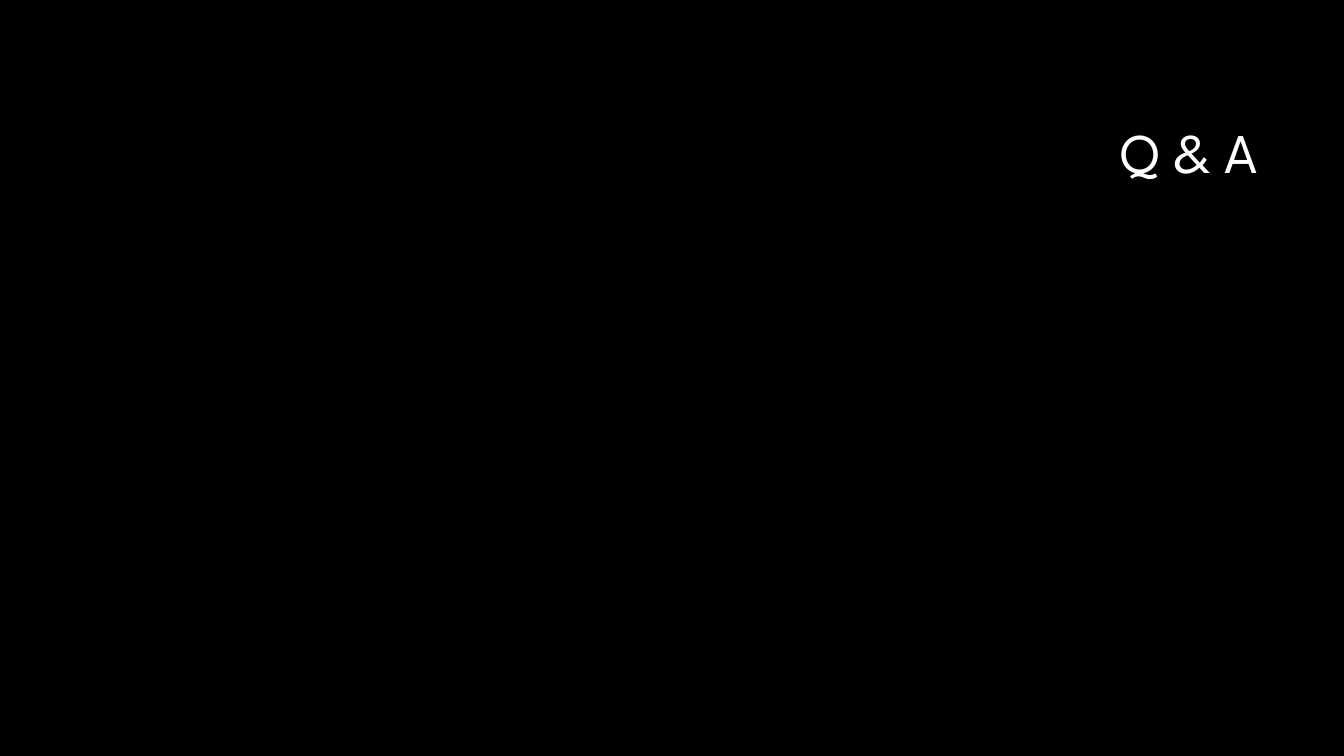
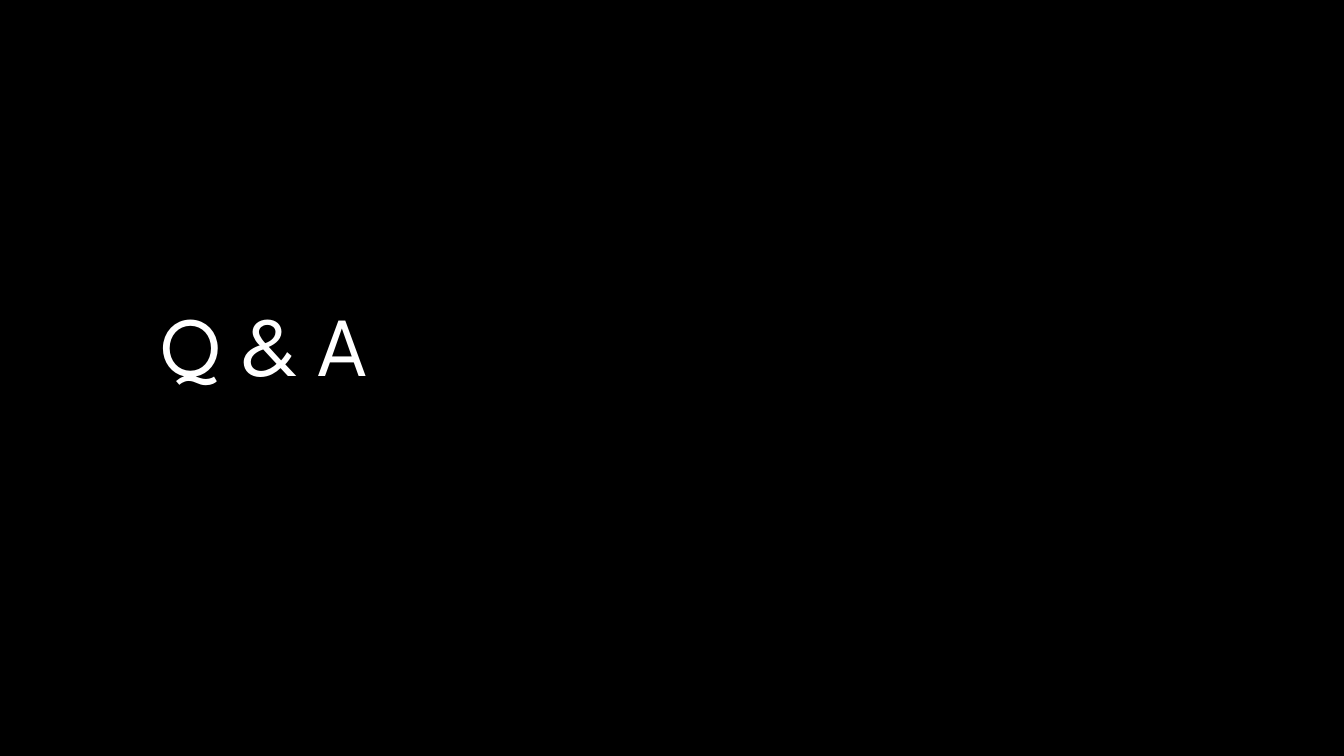
Before and after one commit to supertrey2004/Secure-Multi-Layer-Network-Project---Capstone, a slide deck: slide 13 of Docs/other/Slideshow.pptx (slide 10 before the commit). Drawn at 1344x756 pixels with LibreOffice and Linux fonts; fonts in the diff are those of the drawing; background and template pictures are left out. Boxes give left, top, right and bottom in pixels: in the first picture for what was removed or moved away, otherwise in the second. Text is boxed around its words. In the diff, an @@ line names an element or a change of style, - is before the commit and + after.

```diff
--- a/Docs/other/Slideshow.pptx
+++ b/Docs/other/Slideshow.pptx
@@ title "Q & A": place and size @@
-title "Q & A" at box(1121, 135, 1258, 179)
+title "Q & A" at box(161, 319, 368, 386)
@@ title "Q & A" at box(161, 319, 368, 386): size 40 to 60 pt; alignment right to left; vertical alignment middle to bottom @@
```
Also in this commit, not shown: 5 other slides changed, 3 slides added, 12 other files.
